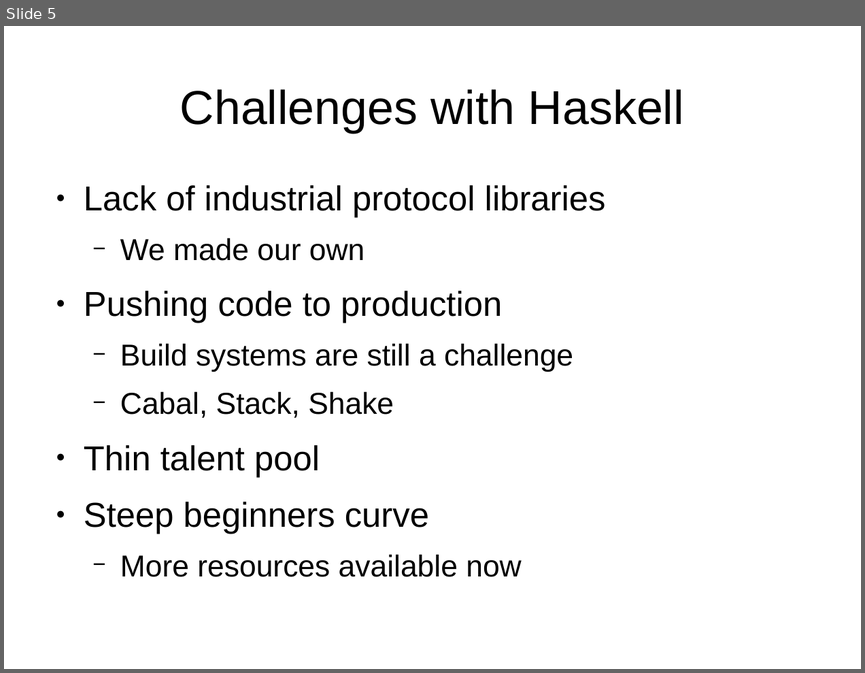
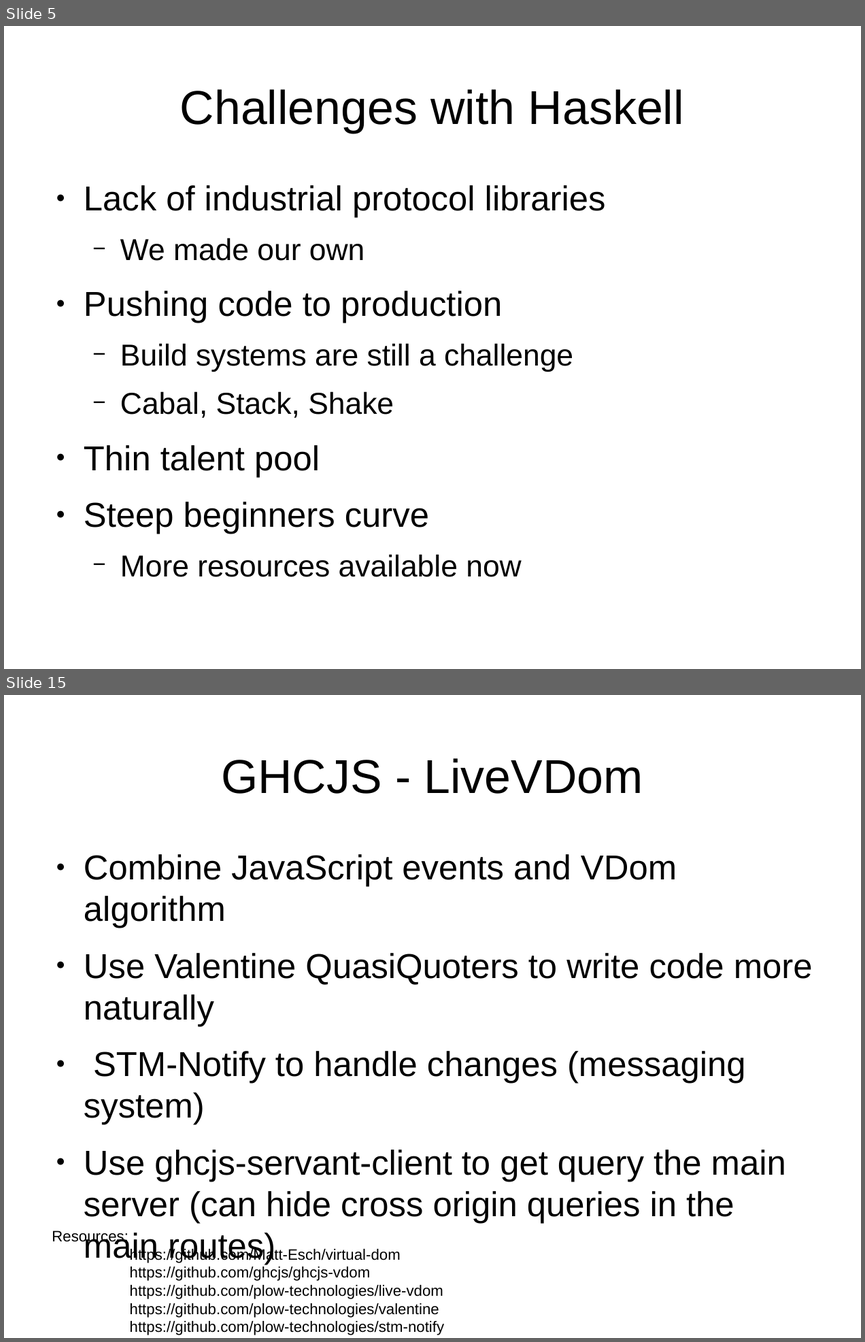
Before and after one commit to plow-technologies/presentations, a slide deck: onping-architecture.odp. Shown one above the other, each under a label of ours: slide 5 before the commit, slides 5 and 15 after it; the slides between them are not shown. The pictures are 865x673 and 865x1342 pixels, drawn with LibreOffice and Linux fonts; fonts in the diff are those of the drawing. Boxes give left, top, right and bottom in pixels: in the first picture for what was removed or moved away, otherwise in the second. Text is boxed around its words. In the diff, an @@ line names an element or a change of style, - is before the commit and + after.

```diff
--- a/onping-architecture.odp
+++ b/onping-architecture.odp
@@ slide 15 added at (4,695,861,1338), background #FFFFFF @@
@@ title added at (221,758,643,794), 44 pt, text #000000 @@
+GHCJS - LiveVDom
@@ text added at (84,854,813,1223), 32 pt, text #000000 @@
+● Combine JavaScript events and VDom algorithm
+● Use Valentine QuasiQuoters to write code more naturally
+● STM-Notify to handle changes (messaging system)
+● Use ghcjs-servant-client to get query the main server (can hide cross origin queries in the main routes)
@@ text added at (52,1230,444,1335), 14 pt, text #000000 @@
+Resources:
+https://github.com/Matt-Esch/virtual-dom
+https://github.com/ghcjs/ghcjs-vdom
+https://github.com/plow-technologies/live-vdom
+https://github.com/plow-technologies/valentine
+https://github.com/plow-technologies/stm-notify
```
Also in this commit, not shown: 9 slides changed, 3 other slides added, 2 slides removed.
